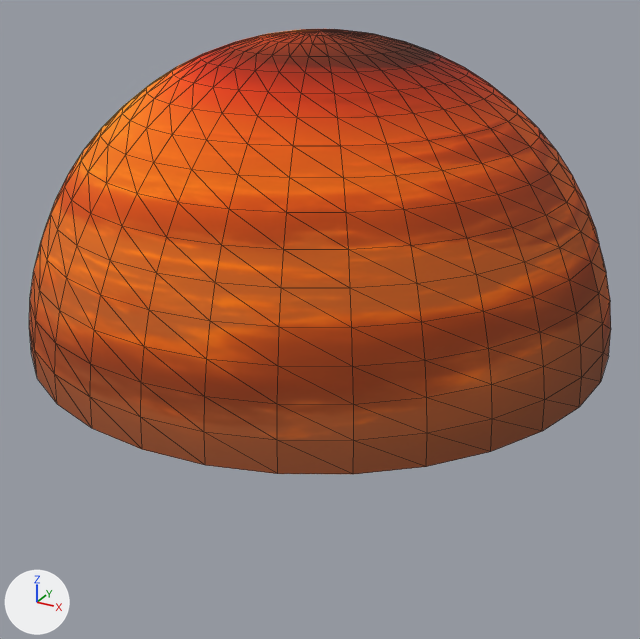
Two versions of the FBX model assets/model/skydome/skyDome.fbx, one commit apart.
The view is the same before and after, from a 50 mm camera at (141.8, -257.9, 129.1) aimed at (0.0, 0.0, 0.1). Arrows for +X, +Y and +Z are at lower left; the lights stay in place. The first picture is the older version. Mesh edges are drawn as thin lines. Where no turn or scale is listed for an object, it has been applied to the vertices.

Objects in the first picture: 'skydome_hemisphere'.
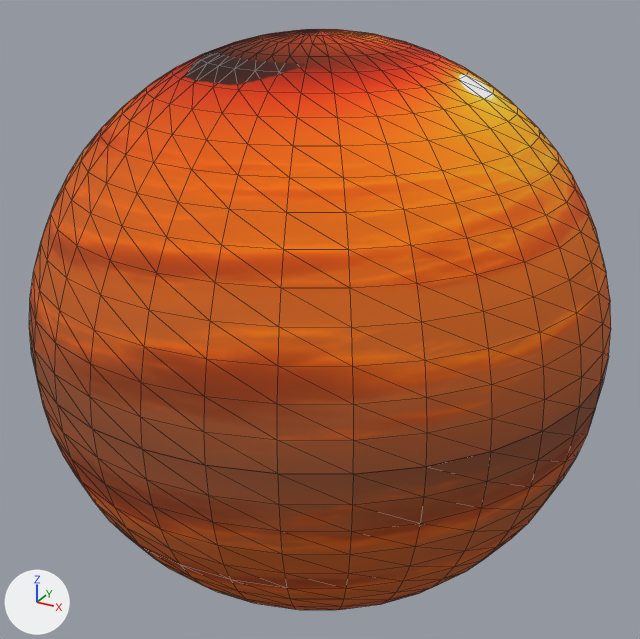
The newer file is also turned or shifted as a whole; pictures and numbers use the older file's frame.

Pixel boxes [x1, y1, x2, y2] of what changed, in the pictures (640 x 639 px):
'skydome_hemisphere', turned: [29, 29, 611, 474] in both
'skydome_hemisphere.001', added (brown): after [32, 358, 608, 610]

Diff of the bpy script that builds the scene:
```diff
--- a/assets/model/skydome/skyDome.fbx.py
+++ b/assets/model/skydome/skyDome.fbx.py
@@ mat_skymat_003 @@
+mat_skymat_003 = principled_material('SkyMat.003')
+mat_skymat_003.texture = img_skydome_texture_png
+mat_skymat_003.roughness = 1.0
@@ me_skydome_hemisphere_003 @@
+me_skydome_hemisphere_003.from_pydata(...)  # 561 vertices, 1024 faces; spans x -100.0..100.0, y -100.0..100.0, z -100.0..0.0
+me_skydome_hemisphere_003.materials.append(mat_skymat_003)  # picture img_skydome_texture_png
@@ ob_skydome_hemisphere @@
 ob_skydome_hemisphere.location = (0.0, 0.0, 0.0)
-ob_skydome_hemisphere.rotation_euler = (1.571, 0.0, 0.0)  # degrees (90, 0, 0)
+ob_skydome_hemisphere.rotation_euler = (1.571, 0.0, -3.142)  # degrees (90, 0, -180)
@@ ob_skydome_hemisphere_001 @@
+ob_skydome_hemisphere_001 = bpy.data.objects.new('skydome_hemisphere.001', me_skydome_hemisphere_003)
+ob_skydome_hemisphere_001.location = (0.0, 0.0, 0.0)
```
